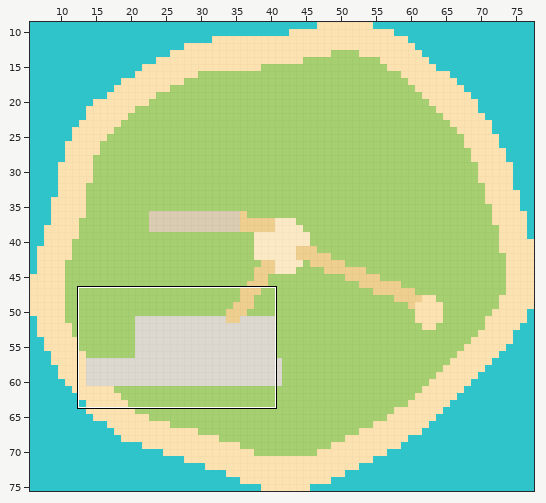
Two versions of a level (Tiled map (JSON), web/public/maps/tahiti.tmj). Above: a wide view before the commit, with the close-up outlined.
Close-up. First the earlier version:
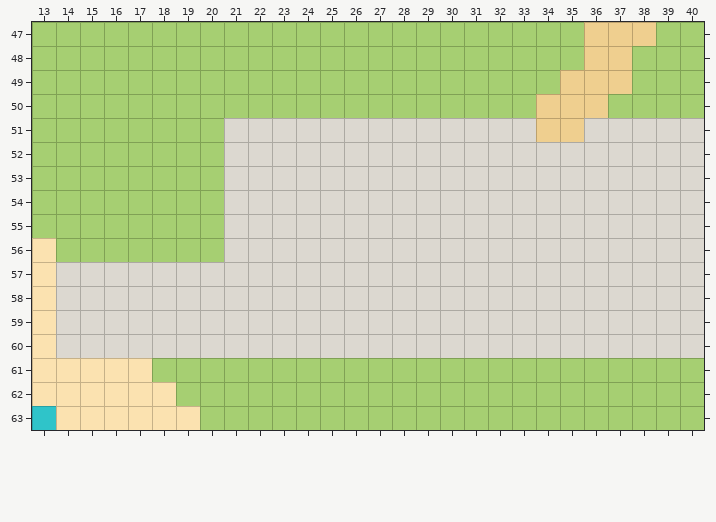
Cells are 16x16 px. Shown: x 13..40, y 47..63. The commit also changed other parts of the map, which this record leaves out.
New version:
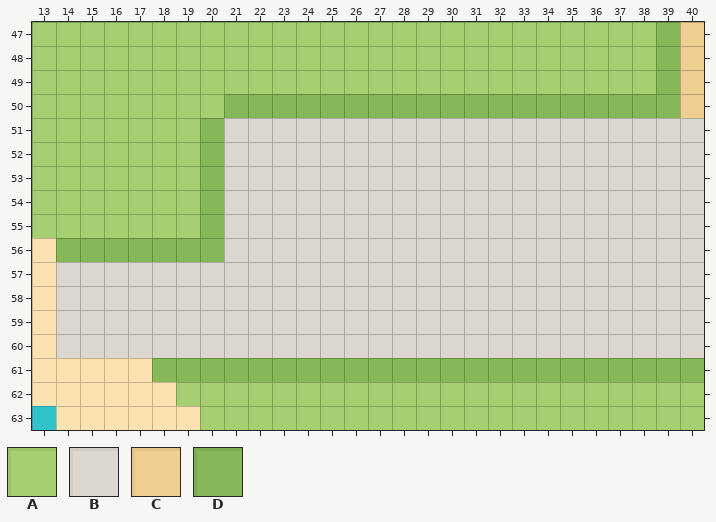
Key: from "ground": A 0 "grass", B 6 "concrete", C 8 "path", D 15 "grass_edge".
_ is an empty cell.
Difference:
Layer "ground":
y 47: x 36..40 CCCAA -> AAADC
y 48: x 36..37 CC -> AA; x 39..40 AA -> DC
y 49: x 35..37 CCC -> AAA; x 39..40 AA -> DC
y 50: x 21..40 AAAAAAAAAAAAACCCAAAA -> DDDDDDDDDDDDDDDDDDDC
y 51: x 20 A -> D; x 34..35 CC -> BB
y 52..55: x 20 A -> D
y 56: x 14..20 AAAAAAA -> DDDDDDD
y 61: x 18..40 AAAAAAAAAAAAAAAAAAAAAAA -> DDDDDDDDDDDDDDDDDDDDDDD
